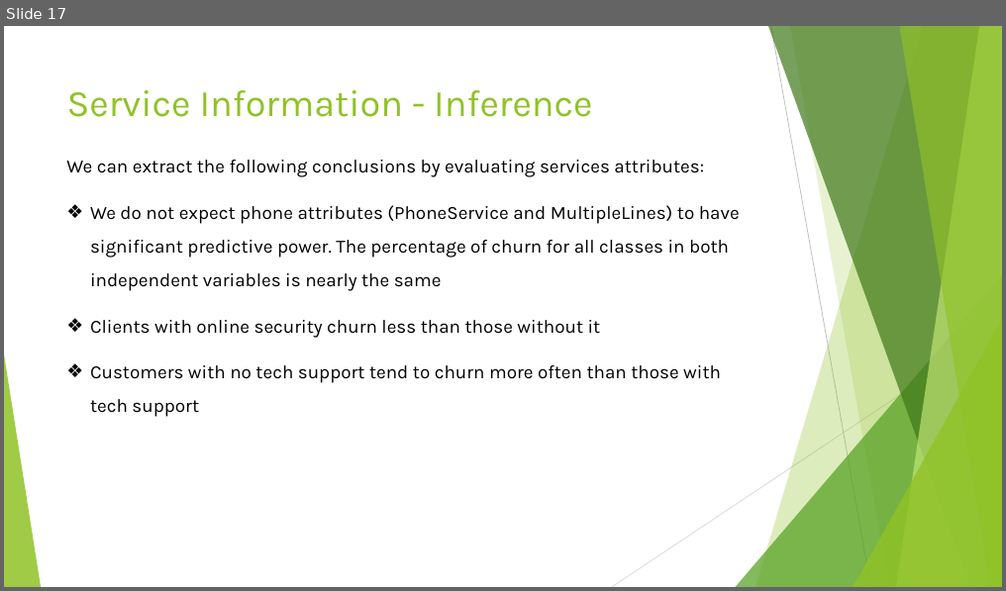
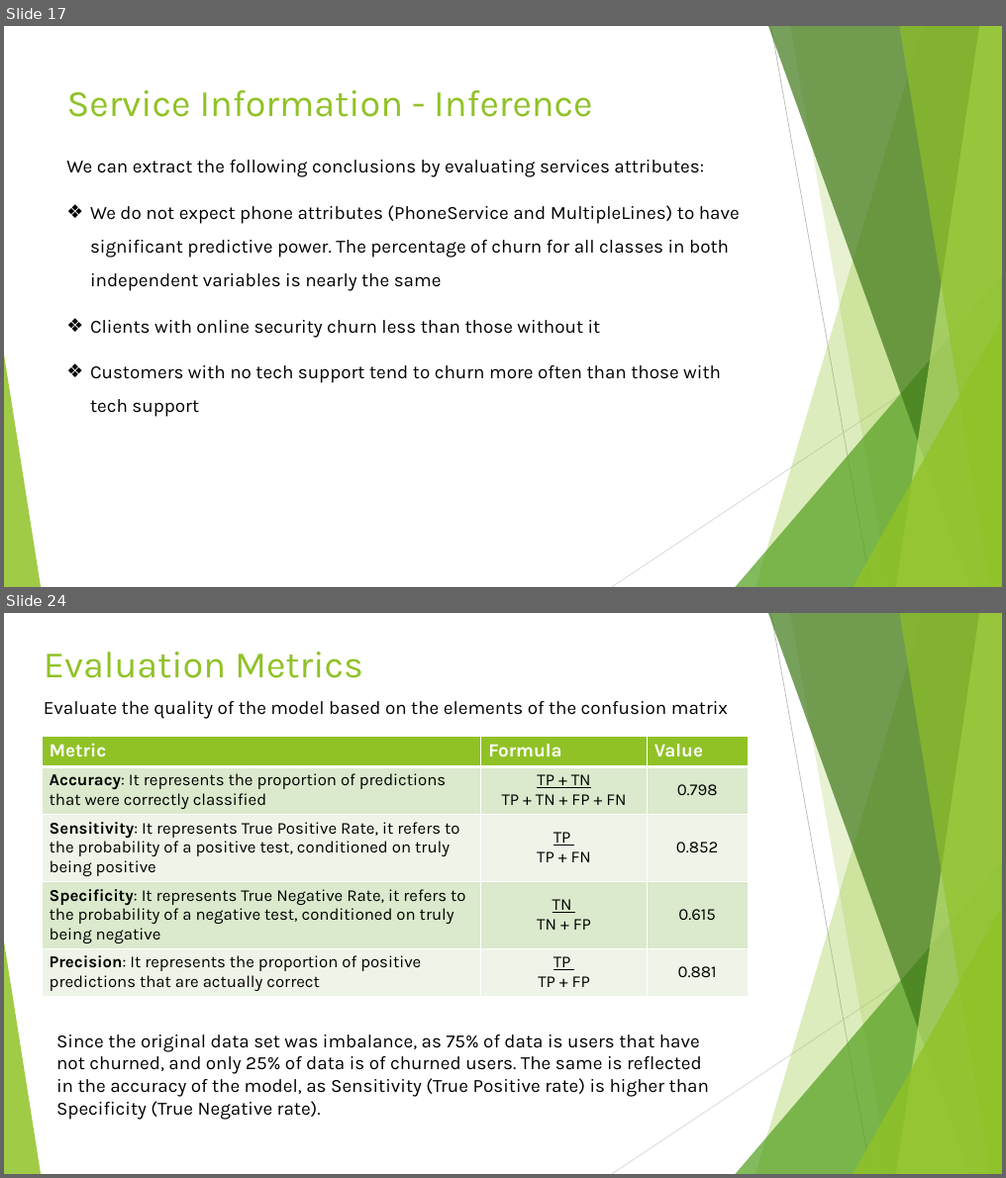
Before and after one commit to Prakul-github/Machine-Learning, a slide deck: Capstone_Project/Capstone project - Telecom Customer Churn.pptx. Shown one above the other, each under a label of ours: slide 17 before the commit, slides 17 and 24 after it; the slides between them are not shown. The pictures are 1006x591 and 1006x1178 pixels, drawn with LibreOffice and Linux fonts; fonts in the diff are those of the drawing. Boxes give left, top, right and bottom in pixels: in the first picture for what was removed or moved away, otherwise in the second. Text is boxed around its words. In the diff, an @@ line names an element or a change of style, - is before the commit and + after.

```diff
--- a/Capstone_Project/Capstone project - Telecom Customer Churn.pptx
+++ b/Capstone_Project/Capstone project - Telecom Customer Churn.pptx
@@ slide 24 added at [4, 613, 1002, 1174], background #FFFFFF; not listed: 10 template elements that a slide beside it also shows @@
@@ title added at [44, 652, 363, 678], 36 pt, text #90C226 @@
+Evaluation Metrics
@@ text added at [44, 701, 728, 719], 18 pt, text #000000 @@
+Evaluate the quality of the model based on the elements of the confusion matrix
@@ table added at [42, 737, 747, 996], 5 rows, 3 columns @@
+Metric | Formula | Value
+Accuracy: It represents the proportion of predictions that were correctly classified | TP + TN / TP + TN + FP + FN | 0.798
+Sensitivity: It represents True Positive Rate, it refers to the probability of a positive test, conditioned on truly being positive | TP / TP + FN | 0.852
+Specificity: It represents True Negative Rate, it refers to the probability of a negative test, conditioned on truly being negative | TN / TN + FP | 0.615
+Precision: It represents the proportion of positive predictions that are actually correct | TP / TP + FP | 0.881
@@ text added at [56, 1035, 709, 1120], 18 pt, text #000000 @@
+Since the original data set was imbalance, as 75% of data is users that have not churned, and only 25% of data is of churned users. The same is reflected in the accuracy of the model, as Sensitivity (True Positive rate) is higher than Specificity (True Negative rate).
```
Also in this commit, not shown: 8 slides changed, 7 other slides added, 2 slides removed, 1 other file.
